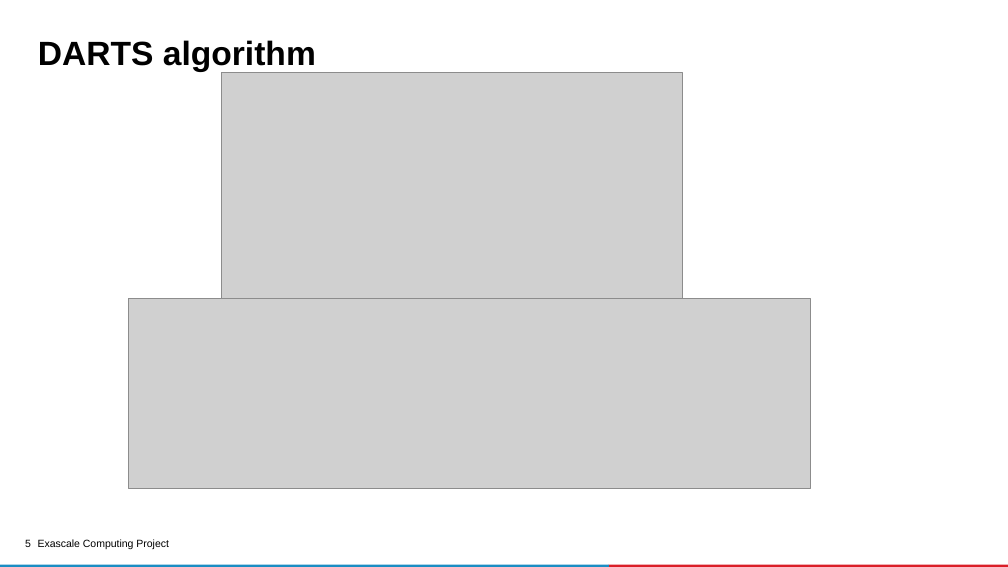
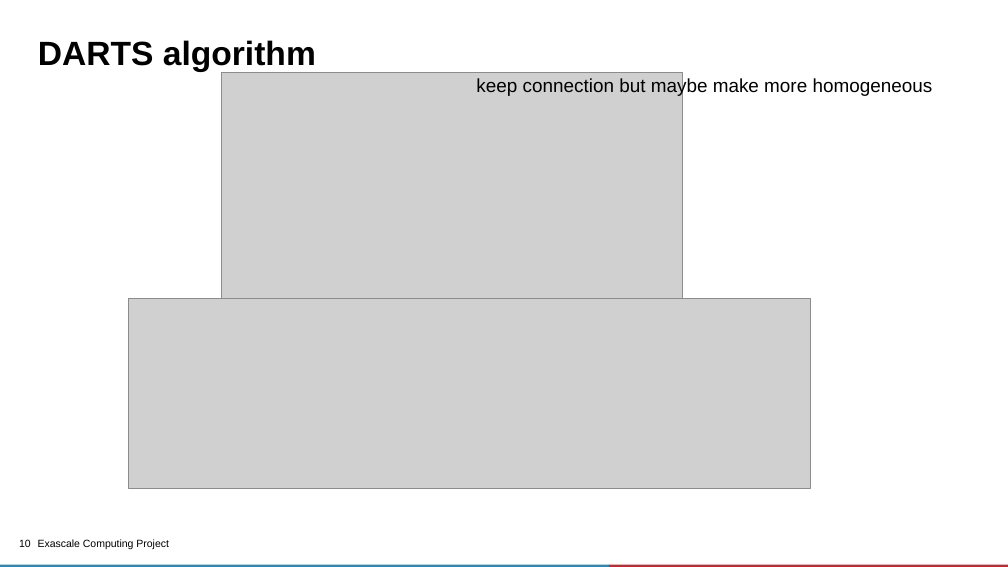
Before and after one commit to ECP-CANDLE/Tutorials, a slide deck: slide 10 of 2020/ECP/slides/05-nas.pptx (slide 5 before the commit). Drawn at 1008x567 pixels with LibreOffice and Linux fonts; fonts in the diff are those of the drawing; grey boxes stand for pictures; background and template pictures are left out. Boxes give left, top, right and bottom in pixels: in the first picture for what was removed or moved away, otherwise in the second. Text is boxed around its words. In the diff, an @@ line names an element or a change of style, - is before the commit and + after.

```diff
--- a/2020/ECP/slides/05-nas.pptx
+++ b/2020/ECP/slides/05-nas.pptx
@@ text added at [476,77,933,96], 18 pt, text #000000 @@
+keep connection but maybe make more homogeneous
@@ page number at [19,539,31,547]: text changed @@
-5
+10
```
Also in this commit, not shown: 4 other slides changed, 5 slides added.
